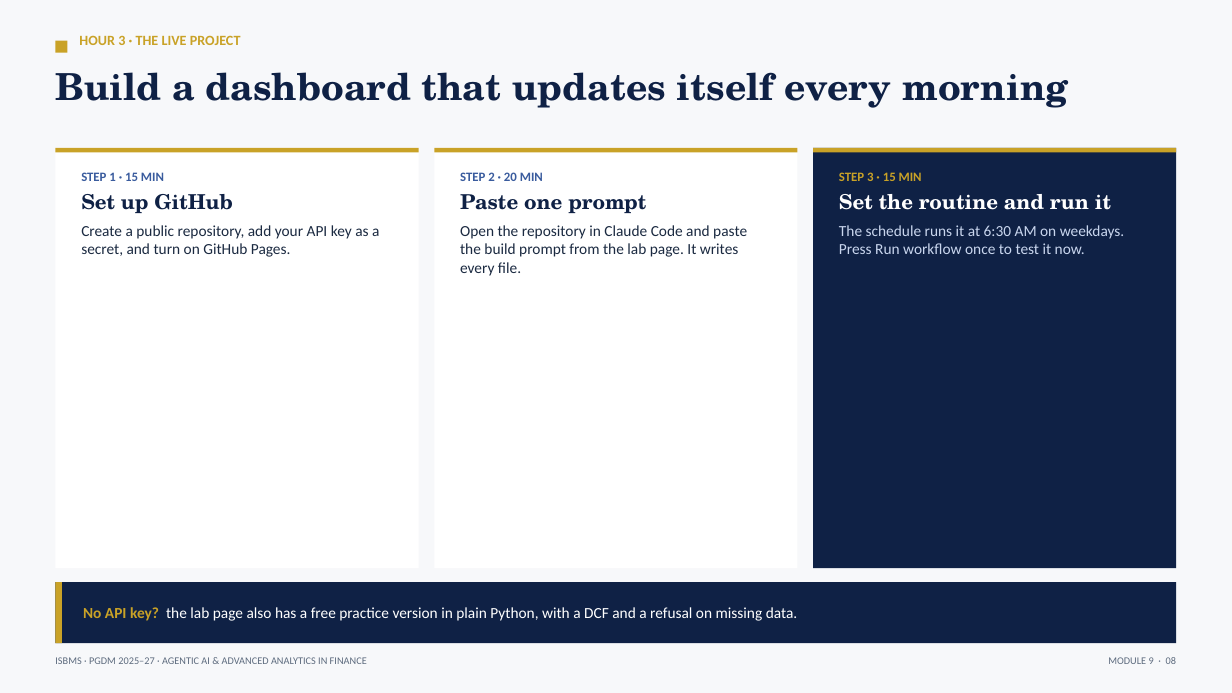
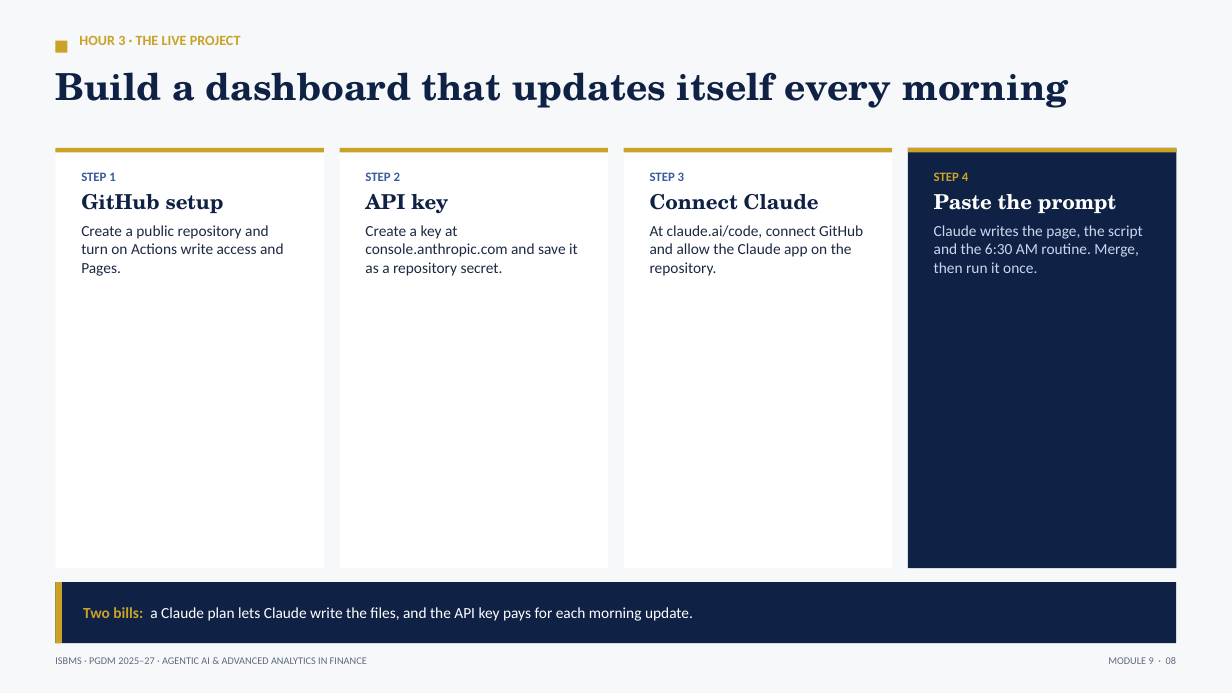
Before and after one commit to tejasgjadhav/AIFINANCE, a slide deck: slide 8 of slides/Module-09-Market-Commentary-and-Dashboards.pptx. Drawn at 1232x693 pixels with LibreOffice and Linux fonts; fonts in the diff are those of the drawing. Boxes give left, top, right and bottom in pixels: in the first picture for what was removed or moved away, otherwise in the second. Text is boxed around its words. In the diff, an @@ line names an element or a change of style, - is before the commit and + after.

```diff
--- a/slides/Module-09-Market-Commentary-and-Dashboards.pptx
+++ b/slides/Module-09-Market-Commentary-and-Dashboards.pptx
@@ rectangle: place and size @@
-rectangle at <box>55,148,419,568</box>
+rectangle at <box>55,148,323,568</box>
@@ rectangle: place and size @@
-rectangle at <box>55,148,419,152</box>
+rectangle at <box>55,148,323,152</box>
@@ rectangle added at <box>339,148,607,568</box>, fill #FFFFFF @@
@@ rectangle added at <box>339,148,607,152</box>, fill #C9A227 @@
@@ rectangle: place and size @@
-rectangle at <box>434,148,798,568</box>
+rectangle at <box>624,148,892,568</box>
@@ rectangle: place and size @@
-rectangle at <box>434,148,798,152</box>
+rectangle at <box>624,148,892,152</box>
@@ rectangle: place and size @@
-rectangle at <box>813,148,1177,568</box>
+rectangle at <box>908,148,1176,568</box>
@@ rectangle: place and size @@
-rectangle at <box>813,148,1177,152</box>
+rectangle at <box>908,148,1176,152</box>
@@ text at <box>81,172,284,276</box>: text changed @@
-STEP 1 · 15 MIN
-Set up GitHub
-Create a public repository, add your API key as a secret, and turn on GitHub Pages.
+STEP 1
+GitHub setup
+Create a public repository and turn on Actions write access and Pages.
@@ text added at <box>365,172,578,276</box>, 12 pt, text #1B2A41 @@
+STEP 2
+API key
+Create a key at console.anthropic.com and save it as a repository secret.
@@ text removed at <box>460,172,747,276</box> @@
-STEP 2 · 20 MIN
-Paste one prompt
-Open the repository in Claude Code and paste the build prompt from the lab page. It writes every file.
@@ text added at <box>650,172,863,276</box>, 12 pt, text #1B2A41 @@
+STEP 3
+Connect Claude
+At claude.ai/code, connect GitHub and allow the Claude app on the repository.
@@ text at <box>934,172,1143,273</box>: text changed @@
-STEP 3 · 15 MIN
-Set the routine and run it
-The schedule runs it at 6:30 AM on weekdays. Press Run workflow once to test it now.
+STEP 4
+Paste the prompt
+Claude writes the page, the script and the 6:30 AM routine. Merge, then run it once.
@@ text at <box>83,607,693,621</box>: text changed @@
-No API key? the lab page also has a free practice version in plain Python, with a DCF and a refusal on missing data.
+Two bills: a Claude plan lets Claude write the files, and the API key pays for each morning update.
```
Also in this commit, not shown: 2 other files.
